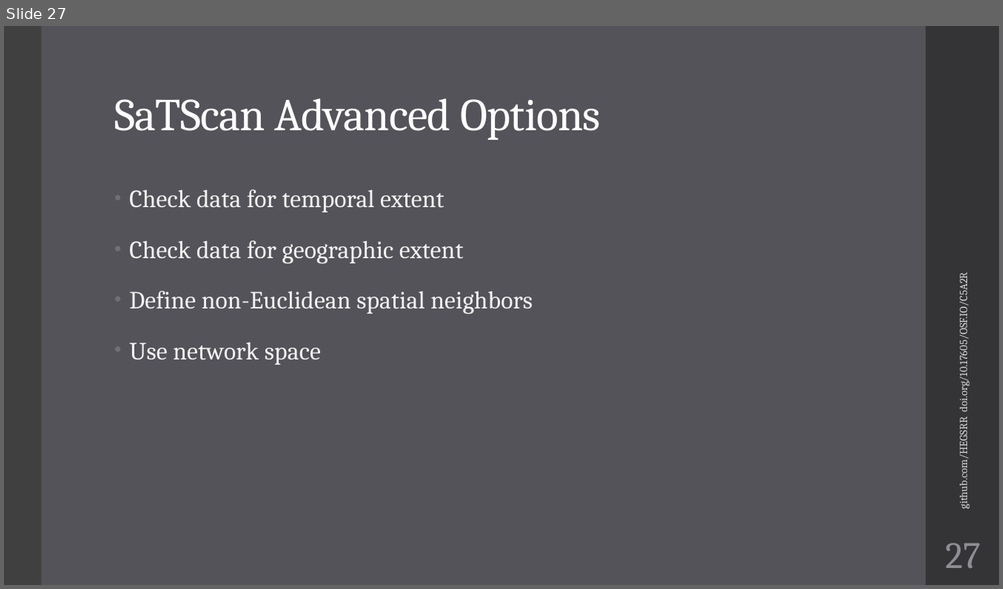
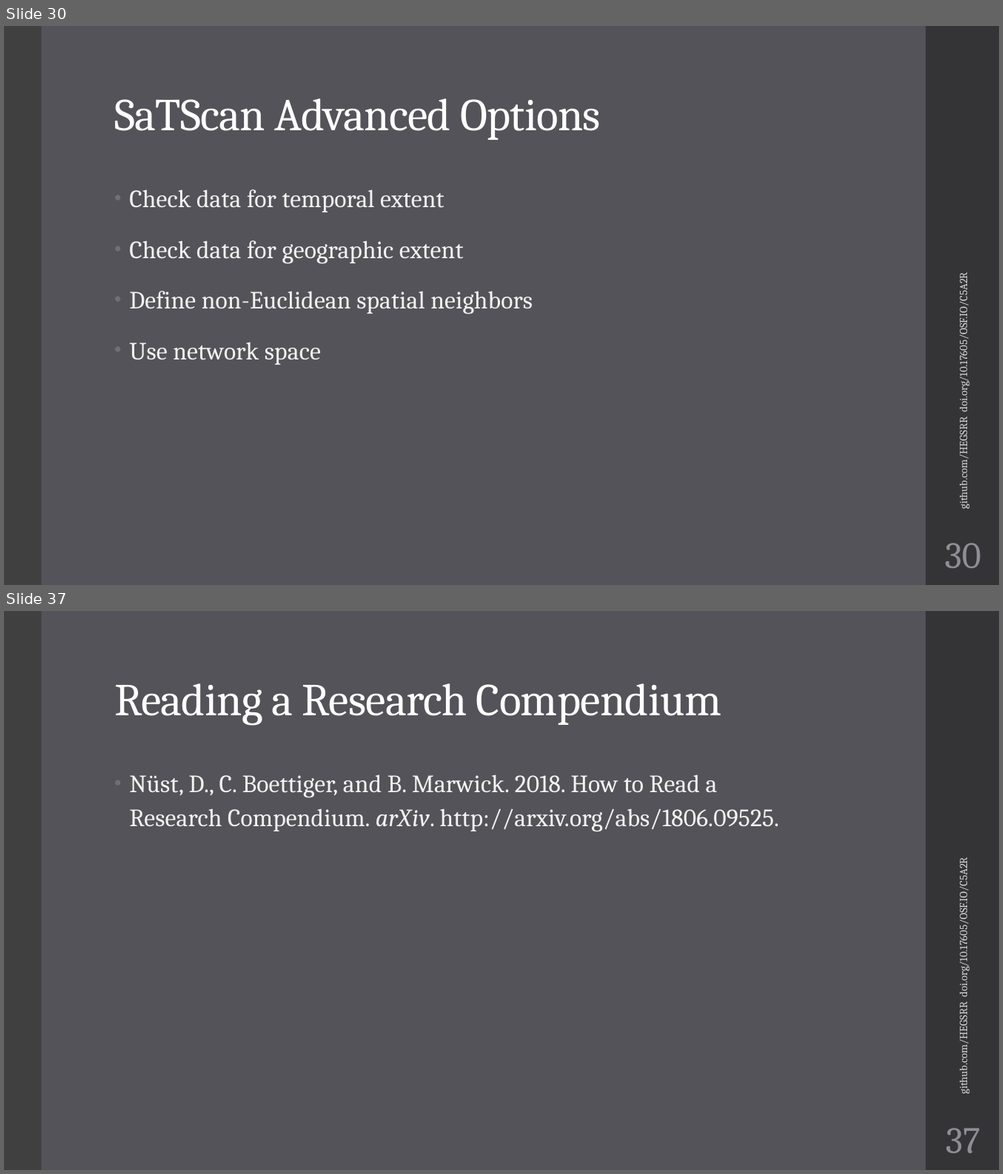
Before and after one commit to HEGSRR/UCGIS-Workshop, a slide deck: 01_Introduction.pptx. Shown one above the other, each under a label of ours: slide 27 before the commit, slides 30 and 37 after it; the slides between them are not shown. The pictures are 1003x589 and 1003x1174 pixels, drawn with LibreOffice and Linux fonts; fonts in the diff are those of the drawing. Boxes give left, top, right and bottom in pixels: in the first picture for what was removed or moved away, otherwise in the second. Text is boxed around its words. In the diff, an @@ line names an element or a change of style, - is before the commit and + after.

```diff
--- a/01_Introduction.pptx
+++ b/01_Introduction.pptx
@@ slide 37 added at (4,611,999,1170), background #535359; not listed: 2 template elements that a slide beside it also shows @@
@@ title added at (114,684,722,726), 44 pt, text #FFFFFF @@
+Reading a Research Compendium
@@ text added at (129,775,779,832), 24 pt, text #F2F2F2 @@
+• Nüst, D., C. Boettiger, and B. Marwick. 2018. How to Read a Research Compendium. arXiv. http://arxiv.org/abs/1806.09525.
@@ text added at (956,871,970,1092), 10.5 pt, text #D9D9DB @@
+github.com/HEGSRR doi.org/10.17605/OSF.IO/C5A2R
@@ page number added at (945,1128,980,1153), 36 pt, text #8E8E94 @@
+37
@@ what was slide 27 is now slide 30 @@
@@ page number at (945,543,981,568): text changed @@
-27
+30
```
Also in this commit, not shown: 2 slides changed, 9 other slides added, 1 other file.
